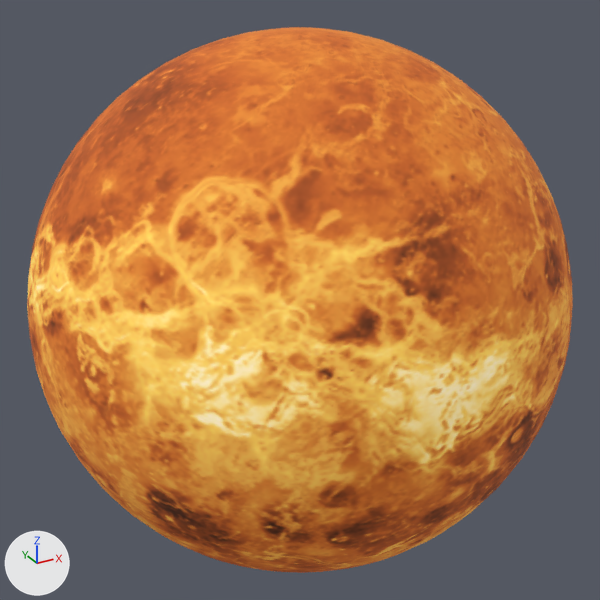
The glTF model app/src/main/assets/models/venus.gltf: old version first, new version second.
Rendered twice from a 50 mm camera at (-0.709, -1.29, 0.645) aimed at (0.0, 0.0, 0.0). The lights are fixed; the arrows at lower left show +X, +Y and +Z.

Before the edit, the objects in view are built like this:
```python
mat_default = bpy.data.materials.new('Default')
mat_default.use_nodes = True; mat_default.node_tree.nodes.clear()
_N = mat_default.node_tree.nodes; _L = mat_default.node_tree.links
n0 = _N.new('ShaderNodeBsdfPrincipled'); n0.name = 'Principled BSDF'
n0.inputs[2].default_value = 0.9  # 'Roughness'
n0.inputs[28].default_value = 0.3  # 'Emission Strength'
n1 = _N.new('ShaderNodeOutputMaterial'); n1.name = 'Material Output'
n2 = _N.new('ShaderNodeTexImage'); n2.name = 'Image Texture'
n2.image = img_venus_texture_jpg
n3 = _N.new('ShaderNodeTexImage'); n3.name = 'Image Texture.001'
n3.image = img_venus_texture_jpg
_L.new(n0.outputs[0], n1.inputs[0])  # 'BSDF' to 'Surface'
_L.new(n2.outputs[0], n0.inputs[27])  # 'Color' to 'Emission Color'
_L.new(n3.outputs[0], n0.inputs[0])  # 'Color' to 'Base Color'
me_sphere = bpy.data.meshes.new('Sphere')
me_sphere.from_pydata(...)  # 2081 vertices, 4032 faces; spans x -0.5..0.5, y -0.5..0.5, z -0.5..0.5
me_sphere.materials.append(mat_default)
ob_sphere = bpy.data.objects.new('Sphere', me_sphere)
ob_sphere.location = (0.0, 0.0, 0.0)
```
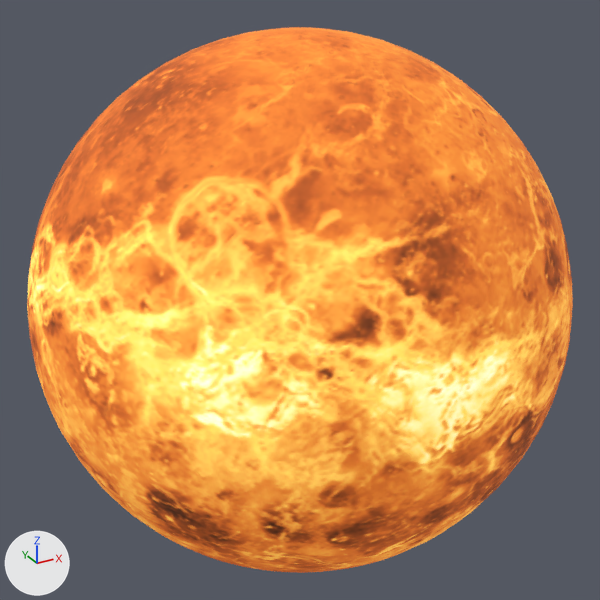
Changed parts and their boxes [x1, y1, x2, y2] in the pictures (600 x 600 px):
'Sphere', surface changed
    both: [27, 27, 573, 573]

What changed in the scene script:
```text
Change mat_default:
    where n0 = _N.new('ShaderNodeBsdfPrincipled'); n0.name = 'Principled BSDF'
    n0.inputs[28].default_value: 0.3 -> 0.8  # 'Emission Strength'
```
